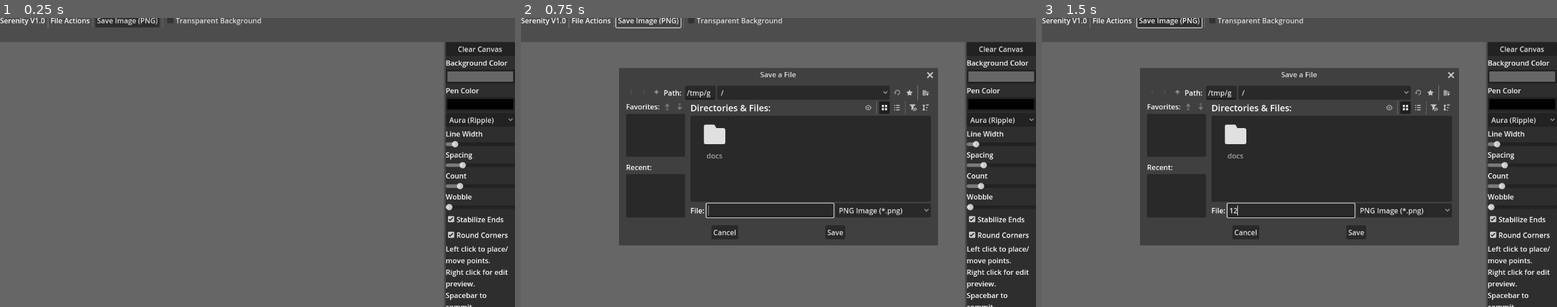
Above: before the commit, frames 1-3 (left to right).
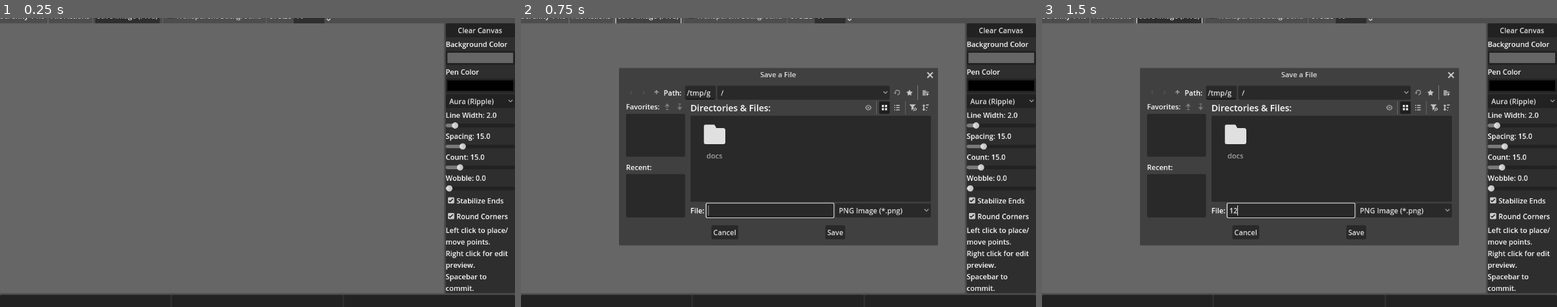
Above: after the commit, the same moments.

Repository: snicker02/Serenity
Game: Godot game, scene res://main.tscn
Two runs of this game, one before a commit and one after it. Both use one fixed random seed, a clock stepped at 60 frames per second and the inputs below.
Inputs (mouse positions are in pixels of both pictures, inside the frame that each line leads up to):
- Up to frame 1 (0.25 s): no input
- Up to frame 2 (0.75 s): click (649, 20) at 0.5 s, where only the run before the commit has a clickable "Save Image (PNG)"
- Up to frame 3 (1.5 s): click (1289, 211) at 1.27 s; type "12" at 1.35 s

The runs differ from the first frame. In frame 1, 15% of the frame differs, in the area x 0-100%, y 0-100%; in frame 2, 15%; in frame 3, 15%.

Commit message:
V2.0 update

Diff:
--- /dev/null
+++ b/bottom_panel.gd
@@ -0,0 +1,65 @@
+extends PanelContainer
+
+@export var point_btn: Button
+@export var stop_btn: Button
+@export var commit_btn: Button
+@export var generator: Node2D # <--- CRITICAL: Make sure this is connected!
+
+func _ready():
+	# Connect buttons (Standard stuff)
+	if point_btn and !point_btn.pressed.is_connected(_on_point_pressed):
+		point_btn.pressed.connect(_on_point_pressed)
+		point_btn.focus_mode = Control.FOCUS_NONE
+
+	if stop_btn and !stop_btn.pressed.is_connected(_on_stop_pressed):
+		stop_btn.pressed.connect(_on_stop_pressed)
+		stop_btn.focus_mode = Control.FOCUS_NONE
+
+	if commit_btn and !commit_btn.pressed.is_connected(_on_commit_pressed):
+		commit_btn.pressed.connect(_on_commit_pressed)
+		commit_btn.focus_mode = Control.FOCUS_NONE
+
+func _on_point_pressed():
+	print("DEBUG: Point Pressed")
+	# Simulate Left Click in the CENTER of the screen (away from UI)
+	var center = get_viewport().get_visible_rect().size / 2
+	_force_input_to_generator(MOUSE_BUTTON_LEFT, true, center)
+	await get_tree().process_frame # Wait a split second
+	_force_input_to_generator(MOUSE_BUTTON_LEFT, false, center)
+
+func _on_stop_pressed():
+	print("DEBUG: Stop Pressed")
+	# Simulate Right Click in the CENTER (Position usually doesn't matter for stopping)
+	var center = get_viewport().get_visible_rect().size / 2
+	_force_input_to_generator(MOUSE_BUTTON_RIGHT, true, center)
+	_force_input_to_generator(MOUSE_BUTTON_RIGHT, false, center)
+
+func _on_commit_pressed():
+	print("DEBUG: Commit Pressed")
+	# Force the Generator to see the Spacebar event
+	var ev = InputEventKey.new()
+	ev.keycode = KEY_SPACE
+	ev.pressed = true
+
+	if generator:
+		# Try both input methods to ensure one sticks
+		if generator.has_method("_input"): generator._input(ev)
+		if generator.has_method("_unhandled_input"): generator._unhandled_input(ev)
+
+# --- THE SECRET WEAPON ---
+func _force_input_to_generator(btn_index, is_pressed, pos):
+	if not generator:
+		print("ERROR: Generator not connected in Inspector!")
+		return
+
+	var ev = InputEventMouseButton.new()
+	ev.button_index = btn_index
+	ev.pressed = is_pressed
+	ev.position = pos
+	ev.global_position = pos
+
+	# Force feed the event directly to the generator script
+	if generator.has_method("_unhandled_input"):
+		generator._unhandled_input(ev)
+	elif generator.has_method("_input"):
+		generator._input(ev)
--- a/main.tscn
+++ b/main.tscn
@@ -1,10 +1,11 @@
-[gd_scene load_steps=8 format=3 uid="uid://b600wu6efm85f"]
+[gd_scene load_steps=9 format=3 uid="uid://b600wu6efm85f"]
 
 [ext_resource type="Script" uid="uid://dd7i440t0oymq" path="res://frozen_art.gd" id="1_h2yge"]
 [ext_resource type="Shader" uid="uid://dcfpdvk6hjfpu" path="res://generator.gdshader" id="2_1bvp3"]
 [ext_resource type="Script" uid="uid://d0wldgdv1qm0j" path="res://generator.gd" id="3_lquwl"]
 [ext_resource type="Script" uid="uid://b4ljslp4asra0" path="res://panel_container.gd" id="4_1bvp3"]
 [ext_resource type="Script" uid="uid://cgi3tr7w0s1fc" path="res://top_panel.gd" id="5_lquwl"]
+[ext_resource type="Script" uid="uid://b8s6xin57o4kj" path="res://bottom_panel.gd" id="6_7mycd"]
 
 [sub_resource type="ShaderMaterial" id="ShaderMaterial_7mycd"]
 resource_local_to_scene = true
@@ -35,7 +36,7 @@
 grow_horizontal = 2
 grow_vertical = 2
 
-[node name="TopPanel" type="Panel" parent="MainLayout" node_paths=PackedStringArray("sidebar", "background_rect", "file_dialog")]
+[node name="TopPanel" type="Panel" parent="MainLayout" node_paths=PackedStringArray("sidebar", "background_rect", "file_dialog", "art_viewport", "export_btn", "transparent_check", "scale_spin")]
 custom_minimum_size = Vector2(0, 60)
 layout_mode = 2
 size_flags_horizontal = 0
@@ -44,11 +45,16 @@
 sidebar = NodePath("../Workspace/PanelContainer/VBoxContainer")
 background_rect = NodePath("../Workspace/ArtView/SubViewport/BackgroundRect")
 file_dialog = NodePath("../../ExportDialog")
+art_viewport = NodePath("../Workspace/ArtView/SubViewport")
+export_btn = NodePath("HBoxContainer/ExportButton")
+transparent_check = NodePath("HBoxContainer/TransparentCheck")
+scale_spin = NodePath("HBoxContainer/UIScaleSpin")
 
 [node name="HBoxContainer" type="HBoxContainer" parent="MainLayout/TopPanel"]
 layout_mode = 0
-offset_right = 476.0
-offset_bottom = 31.0
+offset_top = 26.5
+offset_right = 1070.0
+offset_bottom = 65.5
 
 [node name="File_Actions2" type="Label" parent="MainLayout/TopPanel/HBoxContainer"]
 layout_mode = 2
@@ -75,6 +81,16 @@
 layout_mode = 2
 text = "Transparent Background"
 
+[node name="VSeparator4" type="VSeparator" parent="MainLayout/TopPanel/HBoxContainer"]
+layout_mode = 2
+
+[node name="UIScaleLabel" type="Label" parent="MainLayout/TopPanel/HBoxContainer"]
+layout_mode = 2
+text = "UI Size"
+
+[node name="UIScaleSpin" type="SpinBox" parent="MainLayout/TopPanel/HBoxContainer"]
+layout_mode = 2
+
 [node name="Workspace" type="HBoxContainer" parent="MainLayout"]
 layout_mode = 2
 size_flags_vertical = 3
@@ -85,10 +101,12 @@
 stretch = true
 
 [node name="SubViewport" type="SubViewport" parent="MainLayout/Workspace/ArtView"]
+handle_input_locally = false
 size = Vector2i(1001, 717)
+render_target_update_mode = 4
 
 [node name="BackgroundRect" type="ColorRect" parent="MainLayout/Workspace/ArtView/SubViewport"]
-anchors_preset = -1
+anchors_preset = 15
 anchor_right = 1.0
 anchor_bottom = 1.0
 offset_right = 4000.0
@@ -111,11 +129,12 @@
 
 [node name="MaskCanvas" type="Node2D" parent="MainLayout/Workspace/ArtView/SubViewport/MaskViewport"]
 
-[node name="PanelContainer" type="PanelContainer" parent="MainLayout/Workspace" node_paths=PackedStringArray("background_rect", "generator")]
+[node name="PanelContainer" type="PanelContainer" parent="MainLayout/Workspace" node_paths=PackedStringArray("background_rect", "generator", "twist_label")]
 layout_mode = 2
 script = ExtResource("4_1bvp3")
 background_rect = NodePath("../ArtView/SubViewport/BackgroundRect")
 generator = NodePath("../ArtView/SubViewport/Generator")
+twist_label = NodePath("VBoxContainer/TwistLabel")
 
 [node name="VBoxContainer" type="VBoxContainer" parent="MainLayout/Workspace/PanelContainer"]
 layout_mode = 2
@@ -144,7 +163,7 @@
 [node name="PatternSelect" type="OptionButton" parent="MainLayout/Workspace/PanelContainer/VBoxContainer"]
 layout_mode = 2
 
-[node name="Line Width" type="Label" parent="MainLayout/Workspace/PanelContainer/VBoxContainer"]
+[node name="WidthLabel" type="Label" parent="MainLayout/Workspace/PanelContainer/VBoxContainer"]
 layout_mode = 2
 text = "Line Width"
 
@@ -152,7 +171,7 @@
 layout_mode = 2
 min_value = 0.1
 max_value = 20.0
-step = 0.1
+step = 0.01
 value = 2.1
 
 [node name="SpacingLabel" type="Label" parent="MainLayout/Workspace/PanelContainer/VBoxContainer"]
@@ -163,9 +182,10 @@
 layout_mode = 2
 min_value = 5.0
 max_value = 50.0
+step = 0.01
 value = 15.0
 
-[node name="Count" type="Label" parent="MainLayout/Workspace/PanelContainer/VBoxContainer"]
+[node name="CountLabel" type="Label" parent="MainLayout/Workspace/PanelContainer/VBoxContainer"]
 layout_mode = 2
 text = "Count"
 
@@ -175,7 +195,7 @@
 max_value = 80.0
 value = 15.0
 
-[node name="Wobble" type="Label" parent="MainLayout/Workspace/PanelContainer/VBoxContainer"]
+[node name="WobbleLabel" type="Label" parent="MainLayout/Workspace/PanelContainer/VBoxContainer"]
 layout_mode = 2
 text = "Wobble"
 
@@ -232,3 +252,30 @@
 layout_mode = 2
 label_settings = SubResource("LabelSettings_lquwl")
 autowrap_mode = 3
+
+[node name="BottomPanel" type="PanelContainer" parent="MainLayout" node_paths=PackedStringArray("point_btn", "stop_btn", "commit_btn", "generator")]
+custom_minimum_size = Vector2(0, 80)
+layout_mode = 2
+script = ExtResource("6_7mycd")
+point_btn = NodePath("HBoxContainer/PointButton")
+stop_btn = NodePath("HBoxContainer/StopButton")
+commit_btn = NodePath("HBoxContainer/CommitButton")
+generator = NodePath("../Workspace/ArtView/SubViewport/Generator")
+
+[node name="HBoxContainer" type="HBoxContainer" parent="MainLayout/BottomPanel"]
+layout_mode = 2
+
+[node name="PointButton" type="Button" parent="MainLayout/BottomPanel/HBoxContainer"]
+layout_mode = 2
+size_flags_horizontal = 3
+text = "Place Point"
+
+[node name="StopButton" type="Button" parent="MainLayout/BottomPanel/HBoxContainer"]
+layout_mode = 2
+size_flags_horizontal = 3
+text = "Stop/Edit"
+
+[node name="CommitButton" type="Button" parent="MainLayout/BottomPanel/HBoxContainer"]
+layout_mode = 2
+size_flags_horizontal = 3
+text = "Commit (Freeze"
--- a/panel_container.gd
+++ b/panel_container.gd
@@ -23,9 +23,12 @@
 
 # LABELS
 @onready var spacing_label = $VBoxContainer.get_node_or_null("SpacingLabel")
-@onready var twist_label = $VBoxContainer.get_node_or_null("TwistLabel")
+@export var twist_label: Label
 @onready var bias_label = $VBoxContainer.get_node_or_null("BiasLabel")
 @onready var roundness_label = $VBoxContainer.get_node_or_null("RoundnessLabel")
+@onready var width_label = $VBoxContainer.get_node_or_null("WidthLabel")
+@onready var count_label = $VBoxContainer.get_node_or_null("CountLabel")
+@onready var wobble_label = $VBoxContainer.get_node_or_null("WobbleLabel")
 
 # OTHERS
 @onready var color_picker = $VBoxContainer/ColorPicker
@@ -93,6 +96,15 @@
 	# 4. INITIALIZE VISUALS
 	_on_pattern_selected(0)
 
+	# Force labels to update on startup
+	if width_slider: _on_width_changed(width_slider.value)
+	if spacing_slider: _on_spacing_changed(spacing_slider.value)
+	if count_slider: _on_count_changed(count_slider.value)
+	if wobble_slider: _on_wobble_changed(wobble_slider.value)
+	if twist_slider: _on_twist_changed(twist_slider.value)
+	if bias_slider: _on_bias_changed(bias_slider.value)
+	if roundness_slider: _on_roundness_changed(roundness_slider.value)
+
 func _connect_slider(slider, var_name, func_ref):
 	if slider:
 		if var_name in generator: slider.value = generator.get(var_name)
@@ -149,16 +161,47 @@
 		toggle_nodes.call(twist_controls, true)
 
 # --- SIGNAL FUNCTIONS ---
+
+
+func _on_width_changed(value):
+	if generator: generator.line_width = value
+	if width_label: width_label.text = "Line Width: " + str(snapped(value, 0.01))
+
+func _on_spacing_changed(value):
+	if generator: generator.spacing = value
+	if spacing_label: spacing_label.text = "Spacing: " + str(snapped(value, 0.01))
+
+func _on_count_changed(value):
+	if generator: generator.count = int(value)
+	if count_label: count_label.text = "Count: " + str(value)
+
+func _on_wobble_changed(value):
+	if generator: generator.wobble = value
+	if wobble_label: wobble_label.text = "Wobble: " + str(snapped(value, 0.1)) # Show 1 decimal
+
+func _on_twist_changed(value):
+	# 1. Update the art
+	if generator and "twist" in generator:
+		generator.twist = value
+
+	# 2. Update the text (WITH DECIMALS)
+	if twist_label:
+		# snapped(value, 0.01) turns 0.384 into 0.38
+		twist_label.text = "Twist: " + str(snapped(value, 0.01))
+	else:
+		print("ERROR: Twist Label is NOT connected in Inspector!")
+func _on_bias_changed(value):
+	if generator and "spiral_bias" in generator: generator.spiral_bias = value
+	if bias_label: bias_label.text = "Bias: " + str(snapped(value, 0.01))
+
+func _on_roundness_changed(value):
+	if generator and "cell_roundness" in generator: generator.cell_roundness = value
+	if roundness_label: roundness_label.text = "Roundness: " + str(snapped(value, 0.1))
+
+# (Keep the color/clear functions as they were)
 func _on_color_changed(new_color): if generator: generator.line_color = new_color
 func _on_bg_color_changed(new_color): if background_rect: background_rect.color = new_color
-func _on_width_changed(value): if generator: generator.line_width = value
-func _on_spacing_changed(value): if generator: generator.spacing = value
-func _on_count_changed(value): if generator: generator.count = int(value)
-func _on_wobble_changed(value): if generator: generator.wobble = value
-func _on_twist_changed(value): if generator and "twist" in generator: generator.twist = value
-func _on_bias_changed(value): if generator and "spiral_bias" in generator: generator.spiral_bias = value
 func _on_bias_toggled(on): if generator and "use_bias" in generator: generator.use_bias = on
 func _on_stabilizer_toggled(on): if generator: generator.stabilize_ends = on
 func _on_round_corners_toggled(on): if generator: generator.smooth_joints = on
 func _on_clear_pressed(): if generator: generator.clear_all()
-func _on_roundness_changed(value): if generator and "cell_roundness" in generator: generator.cell_roundness = value
--- a/project.godot
+++ b/project.godot
@@ -19,3 +19,5 @@
 
 renderer/rendering_method="gl_compatibility"
 renderer/rendering_method.mobile="gl_compatibility"
+textures/vram_compression/import_s3tc_bptc=true
+textures/vram_compression/import_etc2_astc=true
--- a/top_panel.gd
+++ b/top_panel.gd
@@ -1,60 +1,92 @@
 extends Panel
 
-# --- DRAG AND DROP THESE IN THE INSPECTOR ---
+# --- DRAG AND DROP IN INSPECTOR ---
 @export var sidebar: Control
 @export var background_rect: ColorRect
 @export var file_dialog: FileDialog
+@export var art_viewport: SubViewport
 
-# --- INTERNAL NODES (These are inside TopPanel, so paths are safe) ---
-@onready var export_btn = $HBoxContainer/ExportButton
-@onready var transparent_check = $HBoxContainer/TransparentCheck
+# --- UI BUTTONS ---
+@export var export_btn: Button
+@export var transparent_check: Button
+# CHANGE: Now looking for a SpinBox
+@export var scale_spin: SpinBox
 
 func _ready():
-
-
-	# --- NUCLEAR LAYOUT FIX ---
-	# This forces the panel to snap to the top and shrink to 60px height.
-	self.set_anchors_preset(Control.PRESET_TOP_WIDE)
-	self.size.y = 60
-	self.position.y = 0
-	# Connect signals safely
 	if export_btn and not export_btn.pressed.is_connected(_on_export_pressed):
 		export_btn.pressed.connect(_on_export_pressed)
 
 	if file_dialog and not file_dialog.file_selected.is_connected(_on_file_saved):
 		file_dialog.file_selected.connect(_on_file_saved)
 
+	# NEW SPINBOX CONNECTION
+	if scale_spin:
+		scale_spin.value = 16
+		if not scale_spin.value_changed.is_connected(_on_scale_changed):
+			scale_spin.value_changed.connect(_on_scale_changed)
+
+# --- SIMPLE UPDATE FUNCTION ---
+func _on_scale_changed(value):
+	var new_size = int(value)
+
+	# Update Top Bar
+	_force_update_fonts(self, new_size)
+
+	# Update Sidebar
+	if sidebar:
+		_force_update_fonts(sidebar, new_size)
+
+# --- RECURSIVE UPDATER ---
+func _force_update_fonts(parent_node, size):
+	if parent_node is Control:
+		parent_node.add_theme_font_size_override("font_size", size)
+		if parent_node is Label and parent_node.label_settings:
+			parent_node.label_settings.font_size = size
+
+	for child in parent_node.get_children():
+		_force_update_fonts(child, size)
+
+# --- EXPORT LOGIC (Unchanged) ---
 func _on_export_pressed():
-	if file_dialog:
-		file_dialog.popup_centered()
+	if OS.has_feature("web"):
+		_export_for_web()
 	else:
-		print("ERROR: File Dialog is missing! Assign it in the Inspector.")
+		if file_dialog: file_dialog.popup_centered()
+
+func _export_for_web():
+	_prepare_capture_visuals()
+	await get_tree().process_frame
+	await get_tree().process_frame
+	if art_viewport:
+		var img = art_viewport.get_texture().get_image()
+		var buffer = img.save_png_to_buffer()
+		JavaScriptBridge.download_buffer(buffer, "serenity_art.png", "image/png")
+	_restore_capture_visuals()
 
 func _on_file_saved(path):
-	# 1. HIDE UI
+	_prepare_capture_visuals()
+	await get_tree().process_frame
+	await get_tree().process_frame
+	if art_viewport:
+		var img = art_viewport.get_texture().get_image()
+		img.save_png(path)
+	_restore_capture_visuals()
+
+var _temp_bg_visible = true
+
+func _prepare_capture_visuals():
+	if sidebar: sidebar.visible = false
 	self.visible = false
-	if sidebar: sidebar.visible = false
-
-	# 2. HANDLE TRANSPARENCY
-	var original_bg_visible = true
 	if background_rect:
-		original_bg_visible = background_rect.visible
+		_temp_bg_visible = background_rect.visible
 		if transparent_check and transparent_check.button_pressed:
 			background_rect.visible = false
-			get_viewport().transparent_bg = true
+			if art_viewport: art_viewport.transparent_bg = true
 
-	# 3. WAIT FOR DRAWING TO FINISH
-	await get_tree().process_frame
-	await get_tree().process_frame
-
-	# 4. CAPTURE & SAVE
-	var img = get_viewport().get_texture().get_image()
-	img.save_png(path)
-
-	# 5. RESTORE UI
+func _restore_capture_visuals():
+	if sidebar: sidebar.visible = true
 	self.visible = true
-	if sidebar: sidebar.visible = true
-
 	if background_rect:
-		background_rect.visible = original_bg_visible
-	get_viewport().transparent_bg = false
+		background_rect.visible = _temp_bg_visible
+	if art_viewport:
+		art_viewport.transparent_bg = false
Not shown, added: bottom_panel.gd.uid
Not shown, added: export_presets.cfg
Not shown, added: .editorconfig
Not shown, added: .gitattributes
Not shown, changed: .gitignore
Not shown, changed: docs/index.html
Not shown, changed: docs/index.pck
